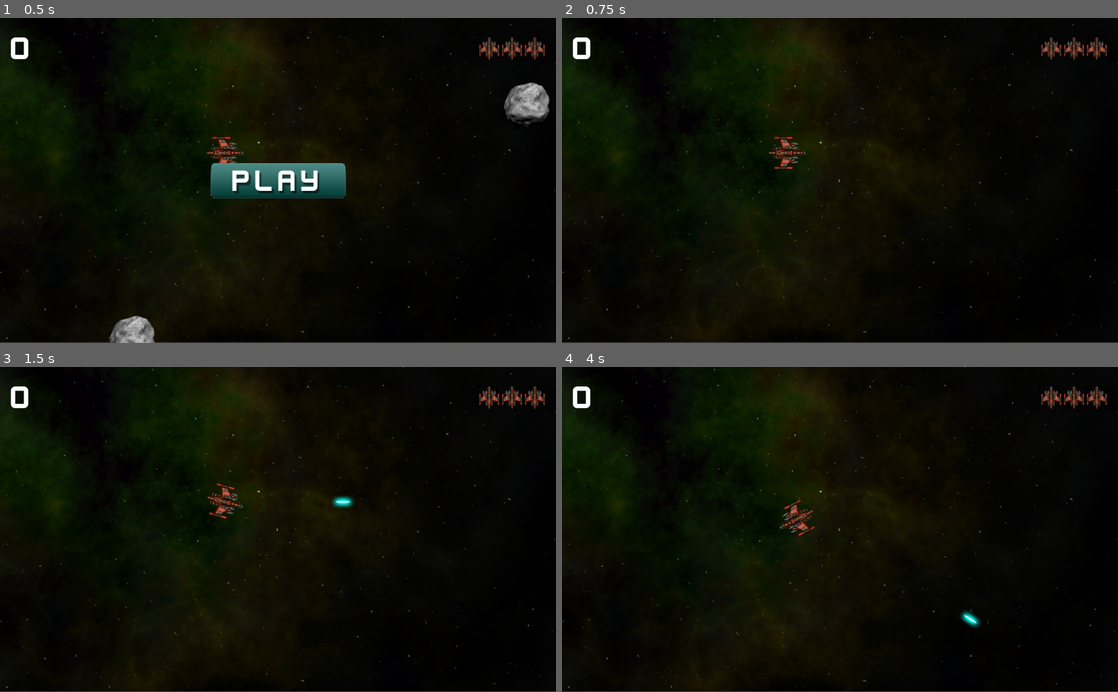
Above: before the commit, frames 1-4 (two rows, left to right).
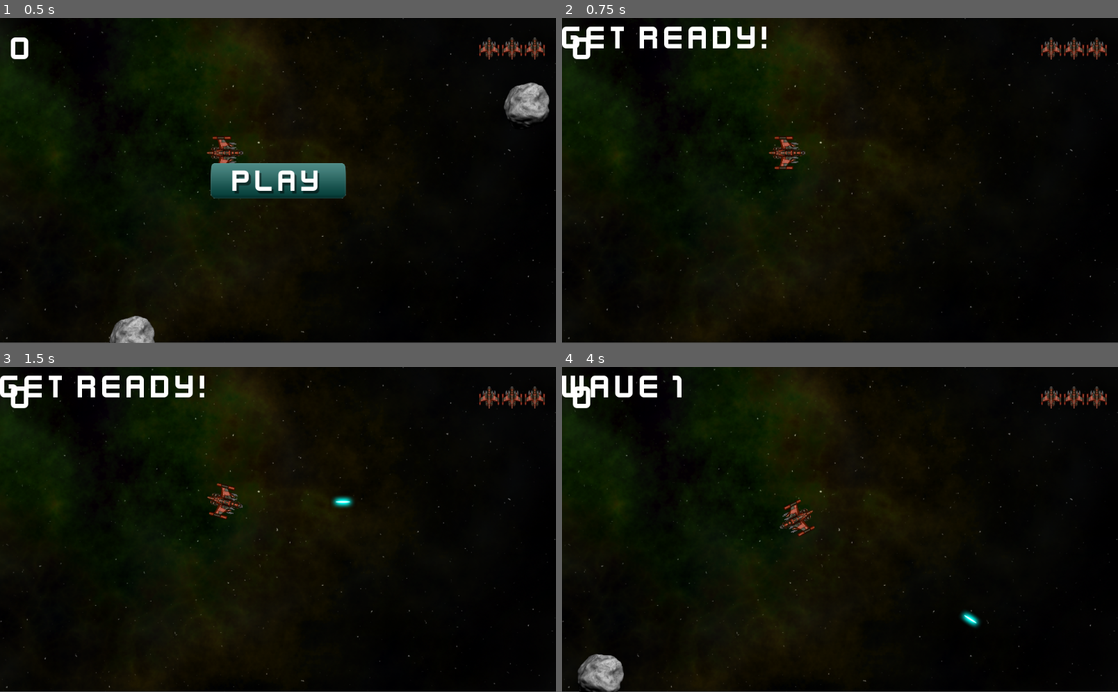
Above: after the commit, the same moments.

Repository: Matthewjre/Spacerocks_Demo
Game: Godot game, scene res://MainScene/Main.tscn
Same seed, same stepped clock (60 frames per second), same inputs: the game is played once before the commit and once after it.
Inputs (mouse positions are in pixels of both pictures, inside the frame that each line leads up to):
- Up to frame 1 (0.5 s): no input
- Up to frame 2 (0.75 s): click (840, 180) at 0.5 s
- Up to frame 3 (1.5 s): tap Enter at 1.25 s; hold Right (rotate_right) from 1.28 s (still down); hold Space (shoot) from 1.28 s (still down)
- Up to frame 4 (4 s): release Right (rotate_right) at 2.03 s; release Space (shoot) at 2.03 s; hold Left (rotate_left) 2.03-2.78 s; tap Space (shoot) at 2.1, 3.6 s; hold Right (rotate_right) 2.78-3.53 s; hold Space (shoot) 2.78-3.53 s; hold W (thrust) from 3.53 s (still down)

Frame 1 is identical in both runs. In frame 2, 1.2% of the frame differs, in the area x 0-37%, y 2-10%; in frame 3, 1.2%; in frame 4, 1.5%, in the area x 0-22%, y 2-100%.
Error before the commit: Invalid call. Nonexistent function 'start' in base 'RigidBody2D (Player.gd)'. (res://MainScene/Main.gd:16)

Commit message:
9.0 & 9.1

Diff:
--- a/MainScene/Main.gd
+++ b/MainScene/Main.gd
@@ -21,7 +21,7 @@
 
 func new_level():
 	level += 1
-	$HUD.show_message("Wave $s" % level)
+	$HUD.show_message("Wave %s" % level)
 	for i in range(level):
 		spawn_rock(3)
 
--- a/MainScene/Main.tscn
+++ b/MainScene/Main.tscn
@@ -33,5 +33,6 @@
 
 [node name="HUD" parent="." instance=ExtResource( 5 )]
 
+[connection signal="lives_changed" from="Player" to="HUD" method="update_lives"]
 [connection signal="shoot" from="Player" to="." method="_on_Player_shoot"]
 [connection signal="start_game" from="HUD" to="." method="_on_HUD_start_game"]
--- a/Player/Player.gd
+++ b/Player/Player.gd
@@ -1,6 +1,19 @@
 extends RigidBody2D
 
 signal shoot
+signal lives_changed
+signal dead
+
+var lives = 0 setget set_lives
+
+func set_lives(value):
+	lives = value
+	emit_signal("lives_changed", lives)
+
+func start():
+	$Sprite.show()
+	self.lives = 3
+	change_state(ALIVE)
 
 export (PackedScene) var Bullet
 export (float) var fire_rate
@@ -26,12 +39,19 @@
 	match new_state:
 		INIT:
 			$CollisionShape2D.disabled = true
+			$Sprite.modulate.a = 0.5
 		ALIVE:
 			$CollisionShape2D.disabled = false
+			$Sprite.modulate.a = 1.0
 		INVULNERABLE:
 			$CollisionShape2D.disabled = true
+			$Sprite.modulate.a = 0.5
+			$InvulnerabilityTimer.start()
 		DEAD:
 			$CollisionShape2D.disabled = true
+			$Sprite.hide()
+			linear_velocity = Vector2()
+			emit_signal("dead")
 	state = new_state
 
 func _process(delta):
@@ -75,3 +95,7 @@
 
 func _on_GunTimer_timeout():
 	can_shoot = true
+
+
+func _on_InvulnerabilityTimer_timeout():
+	change_state(ALIVE)
--- a/Player/Player.tscn
+++ b/Player/Player.tscn
@@ -26,4 +26,10 @@
 [node name="GunTimer" type="Timer" parent="."]
 one_shot = true
 autostart = true
+
+[node name="InvulnerabilityTimer" type="Timer" parent="."]
+wait_time = 2.0
+one_shot = true
+
 [connection signal="timeout" from="GunTimer" to="." method="_on_GunTimer_timeout"]
+[connection signal="timeout" from="InvulnerabilityTimer" to="." method="_on_InvulnerabilityTimer_timeout"]
Not shown, changed: .mono/metadata/ide_messaging_meta.txt
